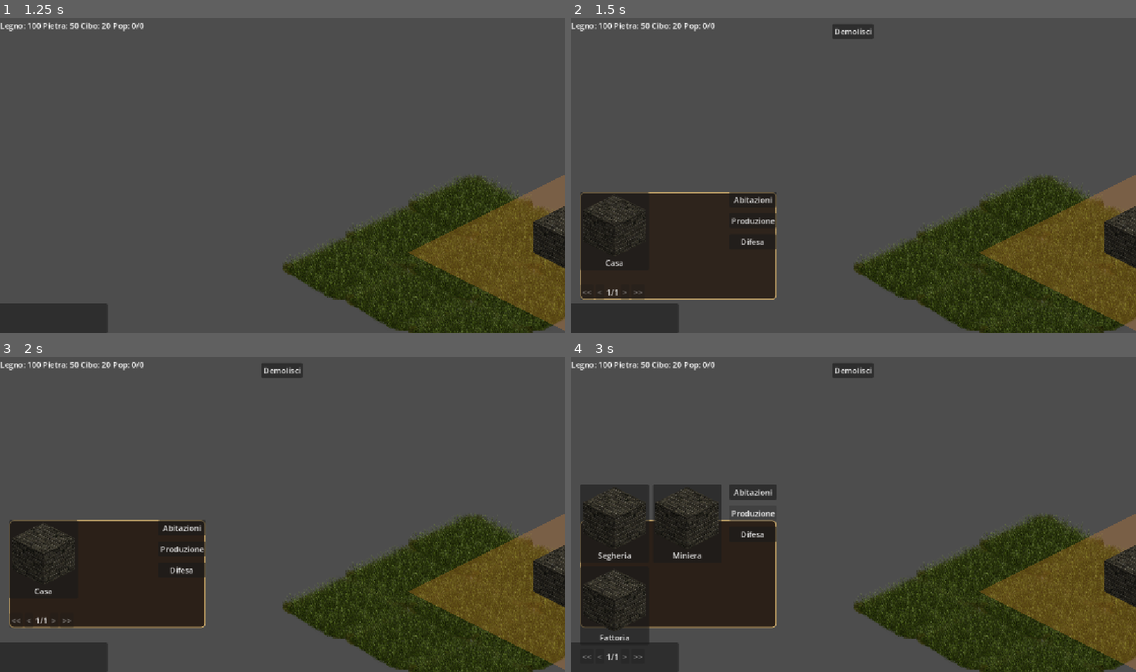
Above: before the commit, frames 1-4 (two rows, left to right).
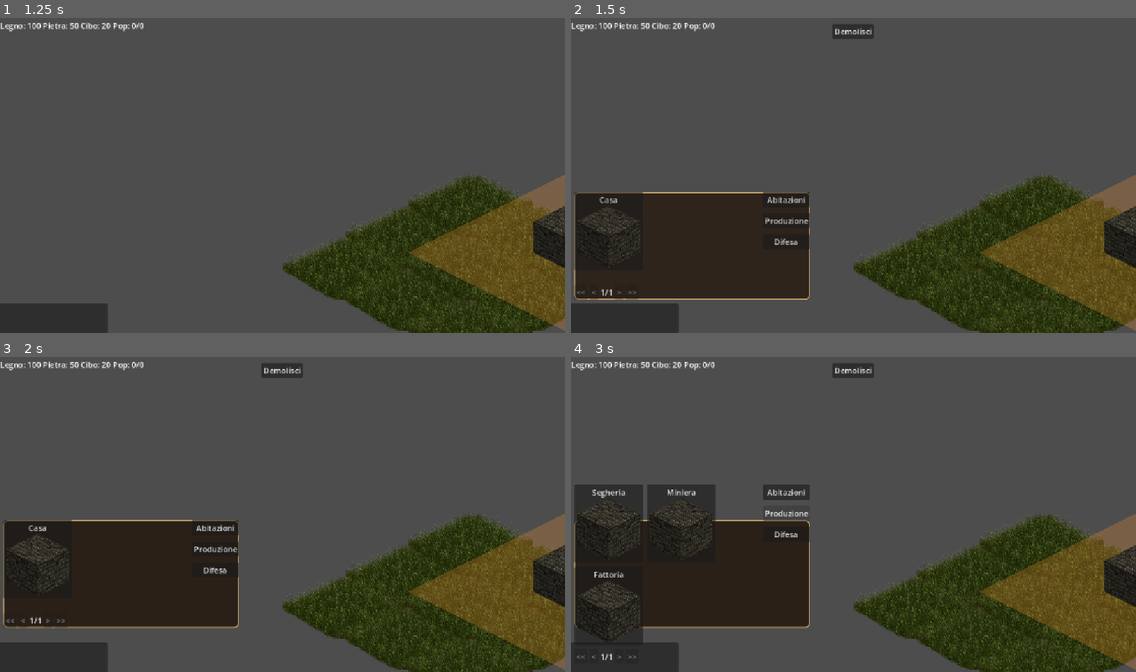
Above: after the commit, the same moments.

Repository: IlPeNNa/BT7K
Game: Godot game, scene res://scenes/menus/main_menu.tscn
Same seed, same stepped clock (60 frames per second), same inputs: the game is played once before the commit and once after it.
Inputs (mouse positions are in pixels of both pictures, inside the frame that each line leads up to):
- Up to frame 1 (1.25 s): click "Nuova Partita" at 0.5 s
- Up to frame 2 (1.5 s): click (582, 317) at 1.25 s
- Up to frame 3 (2 s): no input
- Up to frame 4 (3 s): click "Abitazioni" at 2 s; click "Produzione" at 2.75 s

Frame 1 is identical in both runs. In frame 2, 3.2% of the frame differs, in the area x 0-43%, y 55-90%; in frame 3, 3.3%; in frame 4, 5.4%, in the area x 0-43%, y 40-97%.

Commit message:
Update notte 3 agosto

Diff:
--- a/scenes/ui/main_hud.gd
+++ b/scenes/ui/main_hud.gd
@@ -122,6 +122,10 @@
 	next_page_button.pressed.connect(func(): _go_to_page(_current_page + 1))
 	last_page_button.pressed.connect(func(): _go_to_page(_get_max_page()))
 
+	housing_cat_btn.tooltip_text = "Abitazioni"
+	production_cat_btn.tooltip_text = "Produzione"
+	defense_cat_btn.tooltip_text = "Difesa"
+
 	# Fissiamo l'anchor via codice invece di fidarci del preset impostato
 	# a mano nell'editor: è la root cause del bug "pannello fuori schermo
 	# in alto" — l'anchor Bottom Left non si era applicato correttamente
@@ -129,6 +133,8 @@
 	buildings_panel.set_anchors_preset(Control.PRESET_BOTTOM_LEFT, Control.PRESET_MODE_KEEP_SIZE)
 	buildings_panel.offset_bottom = -BUILDINGS_PANEL_BOTTOM_MARGIN
 	buildings_panel.offset_top = buildings_panel.offset_bottom - BUILDINGS_PANEL_HEIGHT
+	buildings_panel.offset_left = BUILDINGS_PANEL_LEFT_MARGIN
+	buildings_panel.offset_right = BUILDINGS_PANEL_LEFT_MARGIN + BUILDINGS_PANEL_WIDTH
 	await get_tree().process_frame
 	_buildings_panel_base_y = buildings_panel.position.y
 
@@ -137,7 +143,8 @@
 const PANEL_HIDDEN_OFFSET_Y := 260.0  # deve combaciare con l'altezza del pannello
 const BUILDINGS_PANEL_HEIGHT := 220.0
 const BUILDINGS_PANEL_BOTTOM_MARGIN := 90.0  # spazio sopra la BottomBar, regola a occhio
-
+const BUILDINGS_PANEL_LEFT_MARGIN := 8.0
+const BUILDINGS_PANEL_WIDTH := 480.0  # provvisorio: aumenta se le card sono ancora tagliate
 
 func _toggle_panel(panel: Control) -> void:
 	if _active_panel != null and _active_panel == panel:
@@ -249,7 +256,7 @@
 		btn.icon = BUILDING_PLACEHOLDER_ICON
 		btn.expand_icon = true
 		btn.icon_alignment = HORIZONTAL_ALIGNMENT_CENTER
-		btn.vertical_icon_alignment = VERTICAL_ALIGNMENT_TOP
+		btn.vertical_icon_alignment = VERTICAL_ALIGNMENT_BOTTOM
 		btn.alignment = HORIZONTAL_ALIGNMENT_CENTER
 		btn.custom_minimum_size = BUILDING_CARD_SIZE
 		btn.pressed.connect(func(): _on_building_selected(data))
